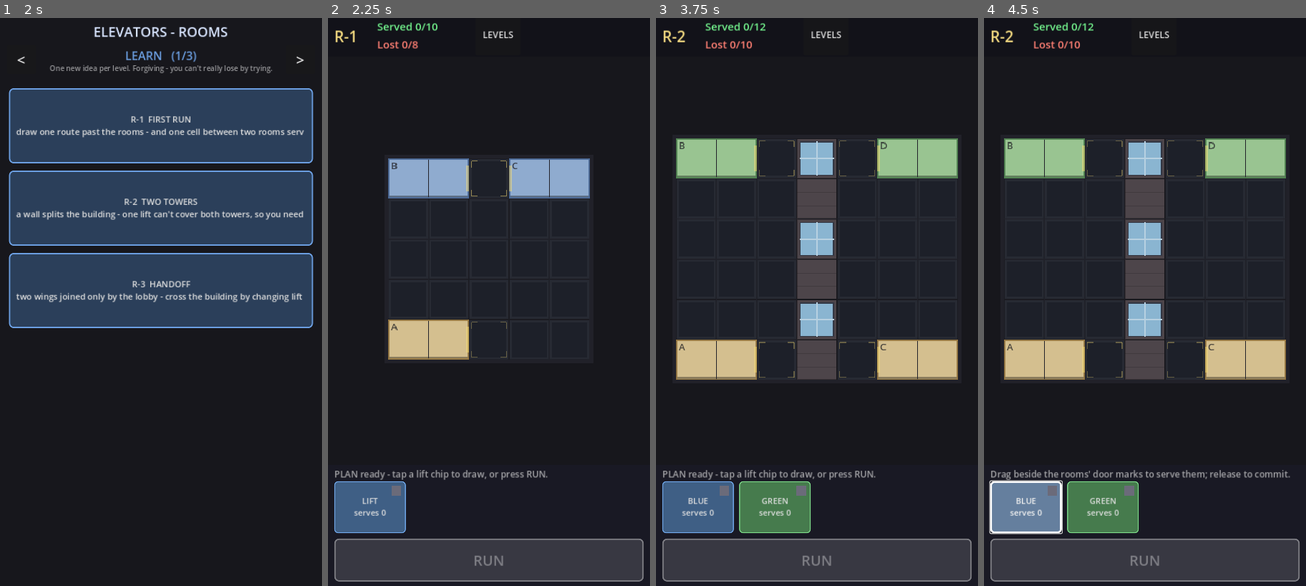
Above: before the commit, frames 1-4 (left to right).
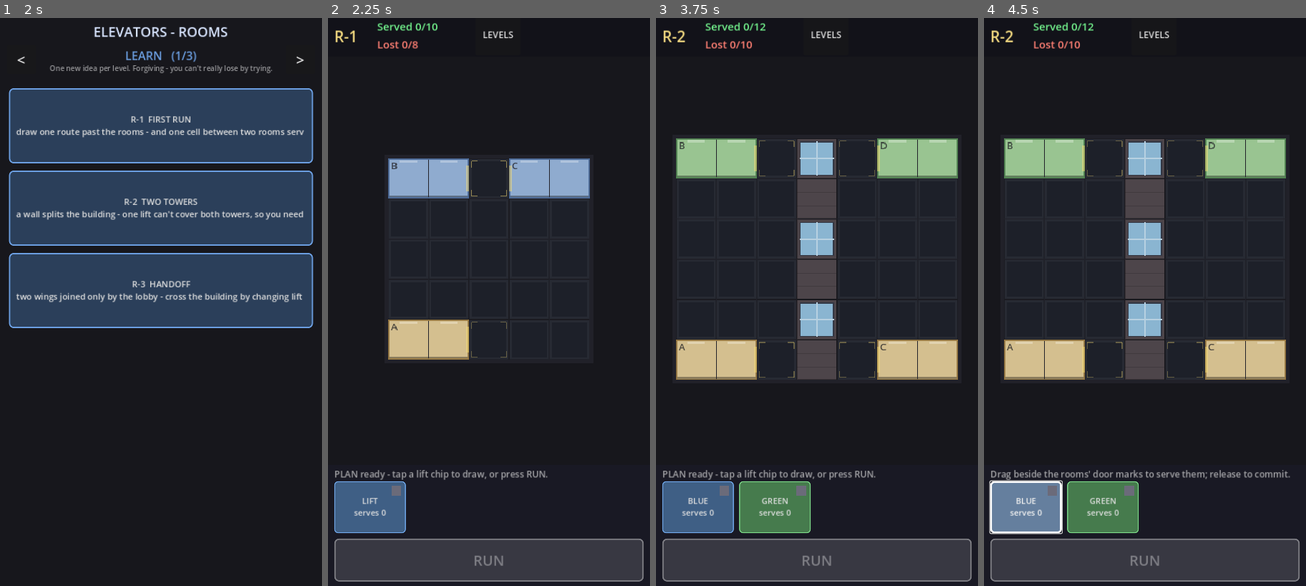
Above: after the commit, the same moments.

Repository: AlexEltonPym/elevator_game
Game: Godot game, scene res://scenes/v5_select.tscn
Two runs of this game, one before a commit and one after it. Both use one fixed random seed, a clock stepped at 60 frames per second and the inputs below.
Inputs:
- Up to frame 1 (2 s): click "<" at 0.5 s; click ">" at 1.25 s
- Up to frame 2 (2.25 s): click "R-1 FIRST RUN draw one route …" at 2 s
- Up to frame 3 (3.75 s): click "LEVELS" at 2.75 s; click "R-2 TWO TOWERS a wall splits …" at 3.5 s
- Up to frame 4 (4.5 s): click "BLUE serves 0" at 4.25 s

Frame 1 is identical in both runs. In frame 2, 0.1% of the frame differs, in the area x 22-78%, y 25-54%; in frame 3, 0.2%, in the area x 9-91%, y 21-58%; in frame 4, 0.2%.

Commit message:
Coherent rooms: tall = one space, uniform art scale, furniture opposite dropoff
- A multi-cell room is now ONE space: the floor slab draws only on the room's
  bottom edge (not between stacked cells), with a skylight strip at the top and a
  ladder on interior-vertical stretches. Tall rooms read as extra-tall rooms, never
  split into "floors".
- Uniform art scale (Grid5.ART_K): every sprite (furniture, people, landing doors)
  is native-size x ART_K, so PixelSpaces ratios are preserved instead of forcing
  furniture to a fixed cell fraction. passenger5 uses the same K.
- Furniture is placed smartly: bottom-aligned to the room floor, inset from the
  walls, and pushed to the side OPPOSITE the dropoff (doesn't block the door).

Rendering only: v5 smoke ALL PASS, fingerprint5 byte-identical (795467658).

Co-Authored-By: Claude Opus 4.8 <noreply@anthropic.com>

Diff:
--- a/scripts/v5/grid5.gd
+++ b/scripts/v5/grid5.gd
@@ -87,6 +87,11 @@
 	"penthouse": {"bg": Color(0.89, 0.79, 0.43), "line": Color(0.66, 0.52, 0.20), "furn": "Furniture/Living Room/Couch_large_red.png"},
 }
 const _PS := "res://assets/pixel/pixelspaces/"
+# Uniform art scale: 1 PixelSpaces pixel -> ART_K logical px, for EVERY sprite (furniture,
+# people, doors, cart) so native art RATIOS are preserved (a 23px fridge stays taller than a
+# 13px couch instead of both being forced to one cell fraction). ~2.2 keeps a 16px person at
+# ~35px (the size the car-slot packing expects). passenger5 reads Grid5.ART_K too.
+const ART_K := 2.2
 
 # Legacy flat tint (fallback when a type has no ROOM_STYLE entry).
 const ROOM_TINT := {
@@ -445,25 +450,51 @@
 	draw_rect(Rect2(g.position.x, g.get_center().y - 1.5, g.size.x, 3.0), Color(0.72, 0.82, 0.88))
 
 
-## Draw a sprite centred in `rect`, at `frac` of the cell, aspect-preserved & nearest.
-func _draw_centered(tex: Texture2D, rect: Rect2, frac: float) -> void:
+## Draw a sprite centred in `rect` at the uniform ART_K scale (native ratios), nearest.
+func _draw_centered(tex: Texture2D, rect: Rect2) -> void:
 	if tex == null:
 		return
-	var s := (CELL * frac) / float(maxi(tex.get_width(), tex.get_height()))
-	var sz := Vector2(tex.get_width(), tex.get_height()) * s
+	var sz := Vector2(tex.get_width(), tex.get_height()) * ART_K
 	draw_texture_rect(tex, Rect2(rect.get_center() - sz * 0.5, sz), false)
 
 
-## Draw a PixelSpaces sprite bottom-aligned inside `rect`, at ~`frac` of the cell height,
-## aspect-preserved and nearest-filtered. No-op when the texture is absent.
-func _draw_furn(tex: Texture2D, rect: Rect2, frac: float) -> void:
+## Place the room's theme furniture: uniform ART_K scale (native ratios), bottom-aligned to
+## the room's floor, INSET from the walls, and pushed to the side OPPOSITE the dropoff (so it
+## doesn't block the door — "furniture opposite the door"). May span more than one tile.
+func _place_furniture(rm: Dictionary, _id: int, _bg: Color) -> void:
+	var tex: Texture2D = _furn_tex.get(rm.type)
 	if tex == null:
 		return
-	var h := CELL * frac
-	var scale := h / float(tex.get_height())
-	var w := tex.get_width() * scale
-	var pos := Vector2(rect.get_center().x - w * 0.5, rect.end.y - 8.0 - h)
-	draw_texture_rect(tex, Rect2(pos, Vector2(w, h)), false)
+	var fw := tex.get_width() * ART_K
+	var fh := tex.get_height() * ART_K
+	var rrect: Rect2 = rm.rect
+	# floor line = bottom of the room's lowest row (world y is up; min c.y = ground)
+	var min_cy: int = rm.cells[0].y
+	for c in rm.cells:
+		min_cy = mini(min_cy, c.y)
+	var floor_y := cell_rect(Vector2i(rm.cells[0].x, min_cy)).end.y - 1.0
+	var ddir: Vector2i = rm.drops[0].dir if not rm.drops.is_empty() else Vector2i(1, 0)
+	var inset := 8.0
+	var fx: float
+	if fw >= rrect.size.x - inset:
+		fx = rrect.get_center().x - fw * 0.5             # wider than the room: centre
+	elif ddir.x > 0:
+		fx = rrect.position.x + inset                    # dropoff right -> furniture left
+	elif ddir.x < 0:
+		fx = rrect.end.x - inset - fw                    # dropoff left -> furniture right
+	else:
+		fx = rrect.get_center().x - fw * 0.5
+	draw_texture_rect(tex, Rect2(Vector2(fx, floor_y - 6.0 - fh), Vector2(fw, fh)), false)
+
+
+## A subtle ladder up an interior-vertical stretch of a tall room (people traversal read).
+func _draw_ladder(rect: Rect2, bg: Color) -> void:
+	var lc := bg.lightened(0.18)
+	var x0 := rect.end.x - 16.0
+	draw_rect(Rect2(x0 - 5.0, rect.position.y, 2.5, rect.size.y), lc)
+	draw_rect(Rect2(x0 + 5.0, rect.position.y, 2.5, rect.size.y), lc)
+	for k in 4:
+		draw_rect(Rect2(x0 - 5.0, rect.position.y + (k + 0.5) * rect.size.y / 4.0, 12.5, 2.0), lc)
 
 
 func _process(_delta: float) -> void:
@@ -551,20 +582,25 @@
 	var pair: int = int(rm.get("pair", 0))
 	var has_pair: bool = pair > 0 and pair <= PAIR_COLS.size()
 	var pair_col: Color = PAIR_COLS[pair - 1] if has_pair else line
-	# Room body: per-type colour + a floor slab at each cell's base (cutaway floor read).
+	# Room body. A multi-cell room is ONE space: the floor slab is drawn only on the room's
+	# BOTTOM edge (not between stacked cells), so a tall room reads as an extra-tall room with
+	# a skylight at the top — never split into "floors". A ladder marks interior vertical
+	# stretches (so a genuinely tall room reads as traversable, not just a high ceiling).
 	for c in rm.cells:
 		var rect := cell_rect(c).grow(-1.0)
 		draw_rect(rect, bg)
-		draw_rect(Rect2(rect.position + Vector2(0, rect.size.y - 6.0),
-				Vector2(rect.size.x, 6.0)), bg.darkened(0.35))
+		if Grid5.room_id_at(c + Vector2i(0, -1)) != id:  # bottom edge of the room
+			draw_rect(Rect2(rect.position + Vector2(0, rect.size.y - 6.0),
+					Vector2(rect.size.x, 6.0)), bg.darkened(0.35))
+		if Grid5.room_id_at(c + Vector2i(0, 1)) != id:   # top edge -> roof / skylight
+			draw_rect(Rect2(rect.position + Vector2(rect.size.x * 0.28, 3.0),
+					Vector2(rect.size.x * 0.44, 5.0)), bg.lightened(0.30))
 		if has_pair:
 			draw_rect(rect, Color(pair_col, 0.12))
-	# Theme furniture, bottom-aligned in the room's lowest (world-bottom) cell.
-	var floor_cell: Vector2i = rm.cells[0]
-	for c in rm.cells:
-		if c.y < floor_cell.y or (c.y == floor_cell.y and c.x < floor_cell.x):
-			floor_cell = c
-	_draw_furn(_furn_tex.get(rm.type), cell_rect(floor_cell), 0.62)
+	for c in rm.cells:  # ladder on interior-vertical cells (same room above AND below)
+		if Grid5.room_id_at(c + Vector2i(0, 1)) == id and Grid5.room_id_at(c + Vector2i(0, -1)) == id:
+			_draw_ladder(cell_rect(c), bg)
+	_place_furniture(rm, id, bg)
 	# One outline around the whole room footprint (type colour; pair colour if paired).
 	var ow := 4.0 if has_pair else 3.0
 	var ocol: Color = Color(pair_col, 0.95) if has_pair else Color(line, 0.9)
@@ -619,7 +655,7 @@
 	# Node2D child) draws over it when present. Falls back to just the notch without art.
 	var door_tex: Texture2D = _door_open if is_open else _door_shut
 	if door_tex != null:
-		_draw_centered(door_tex, cell_rect(mark.dock), 0.82)
+		_draw_centered(door_tex, cell_rect(mark.dock))
 	# Dock cell outline.
 	var dock := cell_rect(mark.dock).grow(-6.0)
 	if cover.is_empty():
--- a/scripts/v5/passenger5.gd
+++ b/scripts/v5/passenger5.gd
@@ -457,9 +457,8 @@
 		_draw_cart(col)
 	var tex: Texture2D = _npc_tex[_sheet] if _sheet < _npc_tex.size() else null
 	if tex != null:
-		var scale := NPC_H / 16.0
-		var w := 16.0 * scale
-		var dest := Rect2(-w / 2.0, 12.0 - NPC_H, w, NPC_H)  # feet on the floor line
+		var side := 16.0 * Grid5.ART_K   # uniform art scale — same K as the furniture
+		var dest := Rect2(-side / 2.0, 12.0 - side, side, side)  # feet on the floor line
 		var src := Rect2(_cols[_anim_i] * 16, 0, 16, 16)
 		if _facing < 0:
 			draw_set_transform(Vector2.ZERO, 0.0, Vector2(-1, 1))
